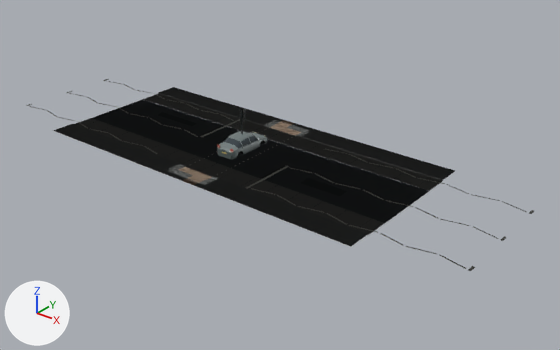
An edit to the glTF model public/assets/street-pilot.glb, drawn before and after from the same camera.
The view is the same before and after, from a 50 mm lens placed at (37.5, -42.2, 25.2), pointed at (3.2, 0.7, -1.4). The lights are fixed; the arrows at lower left show +X, +Y and +Z. The first picture is the older version. Vertices at exactly the same position are counted once.

Names of what the first picture shows: 'street_pilot_car_body', 'street_pilot_setts', 'street_pilot_surface' and 1 more.
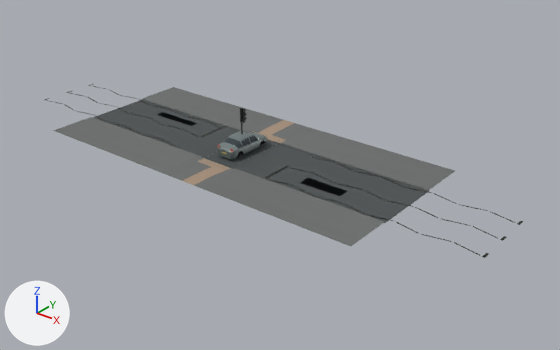
Location of each change, [x1, y1, x2, y2] in pixels of the pictures (560 x 350 px; the box of a moved part takes in the faces that stretch with it):
'street_pilot_surface', reshaped: before [26, 79, 534, 271]; after [158, 112, 346, 196]
'street_pilot_markings', reshaped (not visible before): after [45, 84, 523, 258]
'street_pilot_kerbs', reshaped (not visible before): after [95, 98, 429, 223]
part 1 of me_street_pilot_pavement, moved or reshaped (not visible before): after [54, 87, 455, 246]
part 2 of me_street_pilot_kerbs, moved or reshaped (not visible before): after [142, 98, 429, 191]
part 3 of me_street_pilot_setts, moved or reshaped: before [143, 94, 442, 191]; after [142, 100, 429, 193]
part 4 of me_street_pilot_setts, moved or reshaped: before [75, 118, 385, 234]; after [93, 117, 387, 223]
part 5 of me_street_pilot_markings, added: after [343, 203, 489, 258]
part 6 of me_street_pilot_tactile, moved or reshaped (not visible before): after [258, 121, 292, 143]
part 7 of me_street_pilot_tactile, moved or reshaped (not visible before): after [186, 159, 230, 183]
part 8 of me_street_pilot_surface, deleted: before [54, 87, 475, 271]
'street_pilot_ground', unchanged, uncovered by the edit: after [95, 100, 427, 222]

The change, as a diff of the scene's bpy script:
```diff
--- a/public/assets/street-pilot.glb.py
+++ b/public/assets/street-pilot.glb.py
@@ me_street_pilot_pavement @@
 me_street_pilot_pavement.from_pydata(...)  # 108 vertices, 160 faces; spans x -15.0..15.0, y -7.0..7.0, z 0.0..0.1
+# me_street_pilot_pavement part 1: 90 of 108 vertices moved; they spanned x -15.0..15.0, y -6.5..6.5, z 0.0..0.1 and now span x -15.0..15.0, y -5.0..5.0, z 0.0..0.1; mean shift (0.0, 0.0, 0.0); largest move (-1.4, 5.0, 0.0) -> (-1.4, 3.0, 0.0)
 me_street_pilot_pavement.materials.append(mat_streetpilot_surface)
@@ me_street_pilot_kerbs @@
-me_street_pilot_kerbs.from_pydata(...)  # 48 vertices, 52 faces; spans x -15.0..15.0, y -5.1..5.1, z 0.0..0.1
+me_street_pilot_kerbs.from_pydata(...)  # 48 vertices, 52 faces; spans x -15.0..15.0, y -3.1..3.1, z 0.0..0.1
+# me_street_pilot_kerbs part 2: the loose piece of 24 vertices spanning x -15.0..15.0, y 5.0..5.1, z 0.0..0.1 is moved by (0.0, -2.0, 0.0)
+# other edits to the shape of me_street_pilot_kerbs do not show in these pictures
 me_street_pilot_kerbs.materials.append(mat_streetpilot_surface)
@@ me_street_pilot_setts @@
 # verts and faces of me_street_pilot_setts; kept vertices keep their numbers, new ones are numbered from 248
-me_street_pilot_setts.from_pydata(...)  # 248 vertices, 364 faces; spans x -15.0..15.0, y -5.0..5.0, z 0.0
+me_street_pilot_setts.from_pydata(...)  # 8 vertices, 4 faces; spans x -15.0..15.0, y -3.0..3.0, z 0.0
+# me_street_pilot_setts part 3
+delete_vertices([1, 2])  # with the faces that use them
+verts[248] = (15.0, 2.7, 0.0)  # pixel (427, 192)
+verts[249] = (-15.0, 2.7, 0.0)  # pixel (140, 100)
+faces += [(0, 3, 248), (3, 249, 248)]
+# me_street_pilot_setts part 4
+delete_vertices([125, 126])  # with the faces that use them
+verts[250] = (-15.0, -2.7, 0.0)  # pixel (93, 117)
+verts[251] = (15.0, -2.7, 0.0)  # pixel (387, 221)
+faces += [(124, 127, 250), (127, 251, 250)]
+# other edits to the shape of me_street_pilot_setts do not show in these pictures
 me_street_pilot_setts.materials.append(mat_streetpilot_surface)
@@ me_street_pilot_markings @@
-me_street_pilot_markings.from_pydata(...)  # 568 vertices, 620 faces; spans x -22.0..22.0, y -5.1..5.1, z 0.0
+me_street_pilot_markings.from_pydata(...)  # 432 vertices, 424 faces; spans x -22.0..22.0, y -3.0..3.0, z 0.0
+# me_street_pilot_markings part 5: 24 vertices added at x 11.2..22.0, y -2.9..-2.3, z 0.0
+# other edits to the shape of me_street_pilot_markings do not show in these pictures
 me_street_pilot_markings.materials.append(mat_streetpilot_surface)
@@ me_street_pilot_tactile @@
-me_street_pilot_tactile.from_pydata(...)  # 72 vertices, 92 faces; spans x -1.4..1.4, y -7.0..7.0, z 0.03..0.12
+me_street_pilot_tactile.from_pydata(...)  # 112 vertices, 152 faces; spans x -1.4..1.4, y -7.0..7.0, z 0.02..0.12
+# me_street_pilot_tactile part 6: 28 vertices removed from x -1.4..1.4, y 5.0..6.2, z 0.03..0.11; 48 vertices added at x -1.4..1.4, y 3.0..6.2, z 0.02..0.12
+# me_street_pilot_tactile part 7: 28 vertices removed from x -1.4..1.4, y -6.2..-5.0, z 0.03..0.11; 48 vertices added at x -1.4..1.4, y -6.2..-3.0, z 0.02..0.12
 me_street_pilot_tactile.materials.append(mat_streetpilot_surface)
@@ me_street_pilot_surface @@
-me_street_pilot_surface.from_pydata(...)  # 1058 vertices, 1296 faces; spans x -22.0..22.0, y -7.0..7.0, z 0.0..0.1
+me_street_pilot_surface.from_pydata(...)  # 440 vertices, 428 faces; spans x -22.0..22.0, y -3.0..3.0, z 0.0
+# me_street_pilot_surface part 8: 63 loose pieces with 642 vertices, spanning x -15.0..22.0, y -7.0..7.0, z 0.0..0.1, are deleted
+# other edits to the shape of me_street_pilot_surface do not show in these pictures
 me_street_pilot_surface.materials.append(mat_streetpilot_surface)
```
